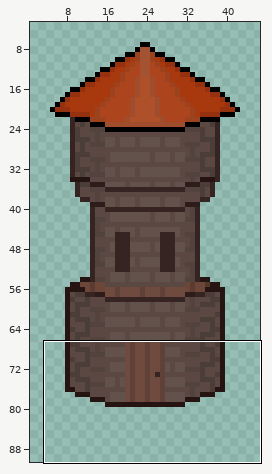
Edited in one commit: sprite sheet (DigAndDefend/Assets/Niels/Sprites/Fire Tower.png). The first picture is a wide view before the edit; the outline marks the close-up.
Close-up. Earlier state:
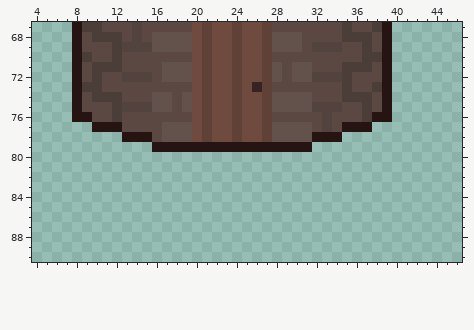
The file is 48x136 pixels. Colours within 5 levels of each other are drawn and written as one. Shown: x 4..46, y 67..90. The wide view leaves out empty margins.
New version:
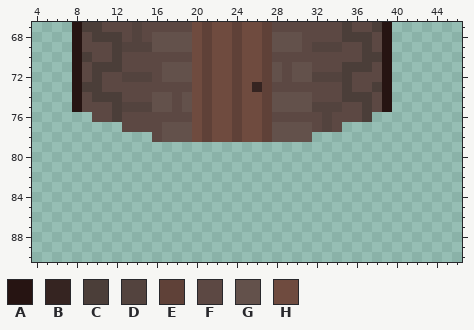
Palette (. is transparent): A #261412  B #352421  C #4b3e39  D #53433e  E #5f4138  F #5c4843  G #63514b  H #6f4b3f
What changed:
Colour A is gone in row 76 at x 8 to 9 and 38 to 39; in row 77 at x 10 to 12 and 35 to 37; in row 78 at x 13 to 15 and 32 to 34; in row 79 at x 16 to 31.
Pixel boxes of the changes (left, top, right, bottom) in both close-ups:
erased: (72, 112, 392, 152)
